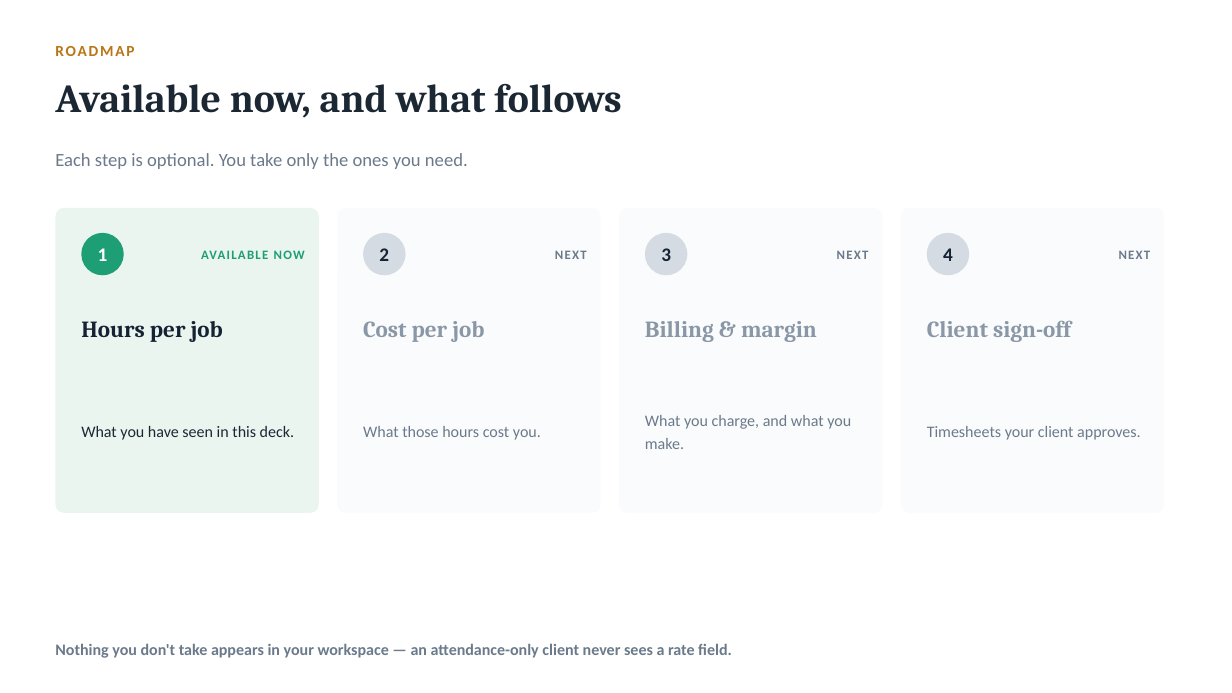
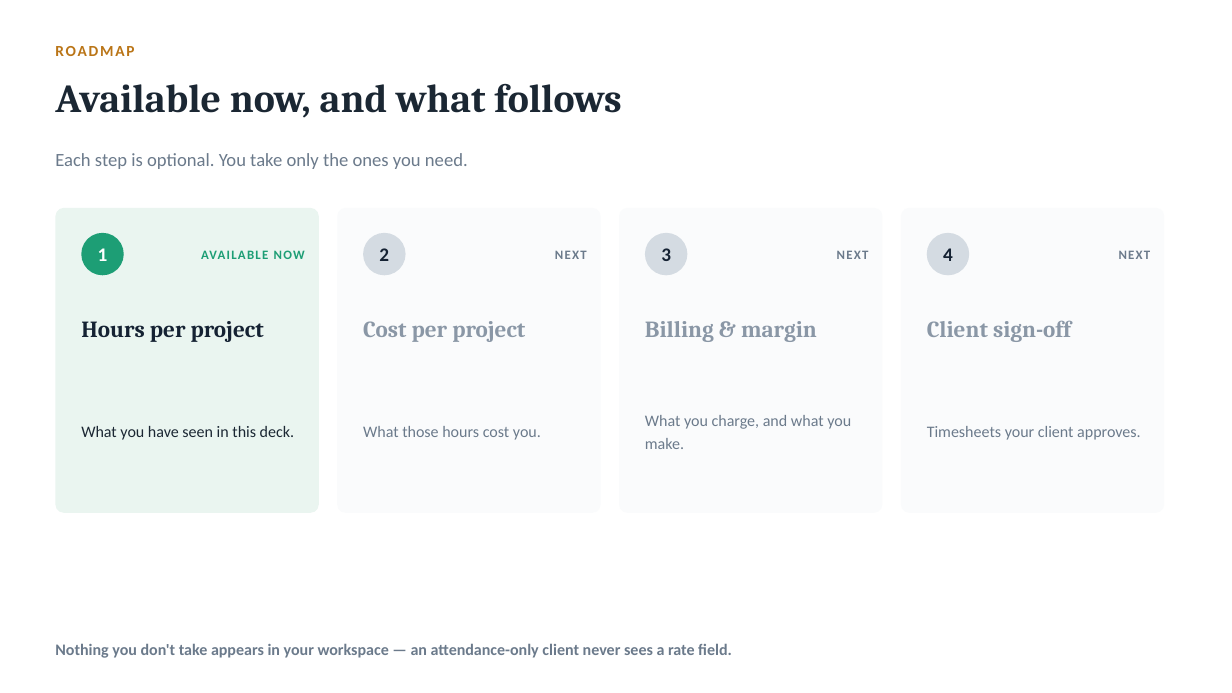
Before and after one commit to iammuniraa-wq/bpmsquare-app, a slide deck: slide 13 of docs/BPMSquare_WFM_Project_Costing.pptx (slide 12 before the commit). Drawn at 1232x693 pixels with LibreOffice and Linux fonts; fonts in the diff are those of the drawing. Boxes give left, top, right and bottom in pixels: in the first picture for what was removed or moved away, otherwise in the second. Text is boxed around its words. In the diff, an @@ line names an element or a change of style, - is before the commit and + after.

```diff
--- a/docs/BPMSquare_WFM_Project_Costing.pptx
+++ b/docs/BPMSquare_WFM_Project_Costing.pptx
@@ text at box(81, 321, 264, 342): text changed @@
-Hours per job
+Hours per project
@@ text at box(363, 321, 525, 342): text changed @@
-Cost per job
+Cost per project
```
Also in this commit, not shown: 10 other slides changed, 3 slides added, 2 slides removed.
